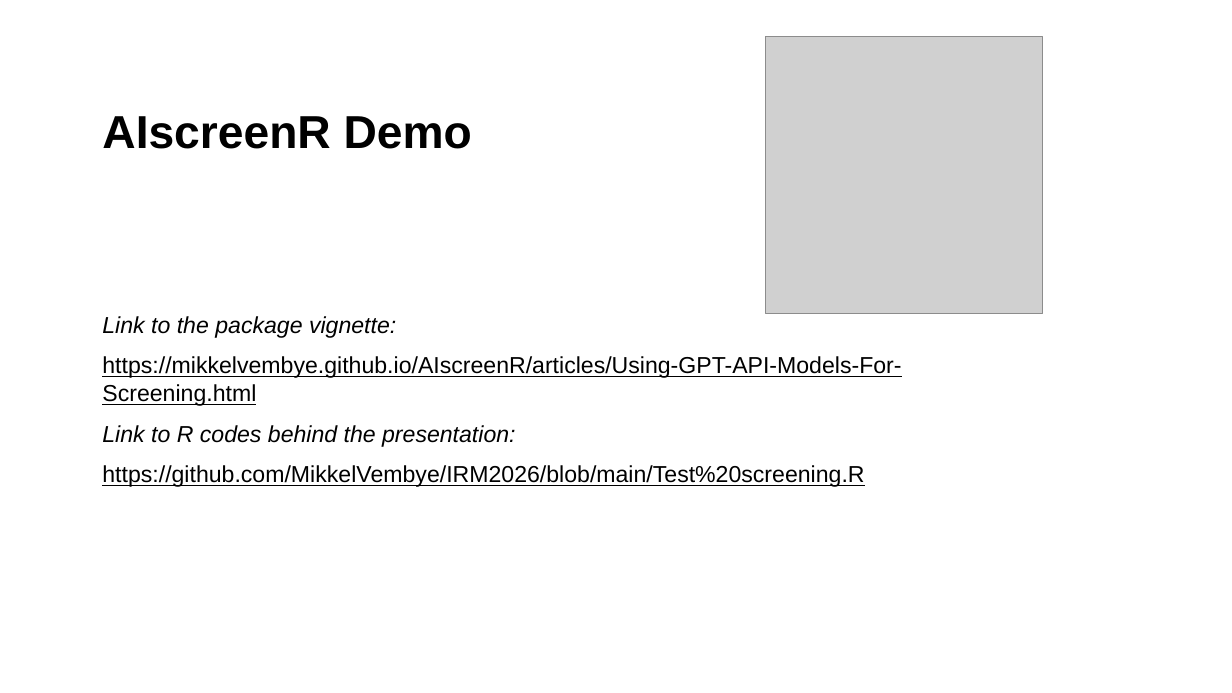
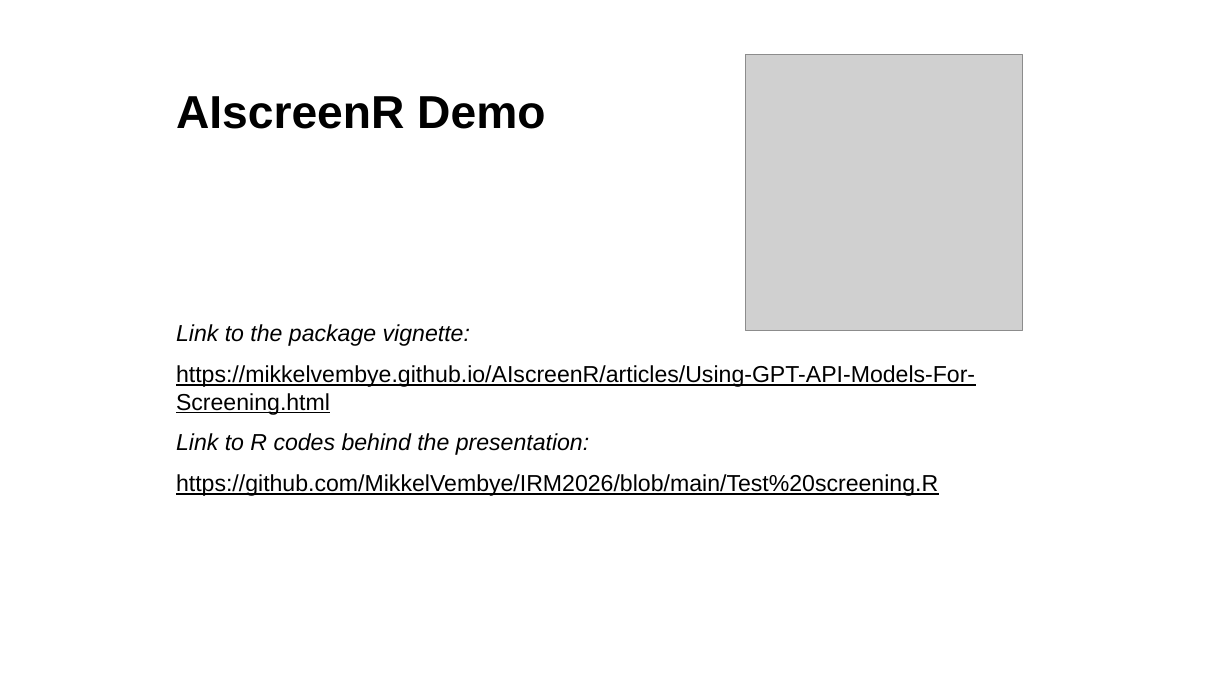
Before and after one commit to MikkelVembye/IRM2026, a slide deck: slide 14 of screen-with-gpt-models.pptx. Drawn at 1232x693 pixels with LibreOffice and Linux fonts; fonts in the diff are those of the drawing; grey boxes stand for pictures; background and template pictures are left out. Boxes give left, top, right and bottom in pixels: in the first picture for what was removed or moved away, otherwise in the second. Text is boxed around its words. In the diff, an @@ line names an element or a change of style, - is before the commit and + after.

```diff
--- a/screen-with-gpt-models.pptx
+++ b/screen-with-gpt-models.pptx
@@ picture: place and size @@
-picture at [766,37,1043,314]
+picture at [746,54,1023,331]
@@ title "AIscreenR Demo": place and size @@
-title "AIscreenR Demo" at [102,116,472,149]
+title "AIscreenR Demo" at [176,96,545,129]
@@ text "Link to the package vignette:": place and size @@
-text "Link to the package vignette:" at [102,316,901,487]
+text "Link to the package vignette:" at [176,324,975,496]
```
Also in this commit, not shown: 10 other slides changed, 1 slide removed, 1 other file.
